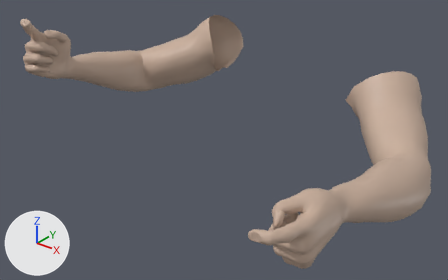
Two versions of the FBX model Assets/Models/Player/fps-hands.fbx, one commit apart.
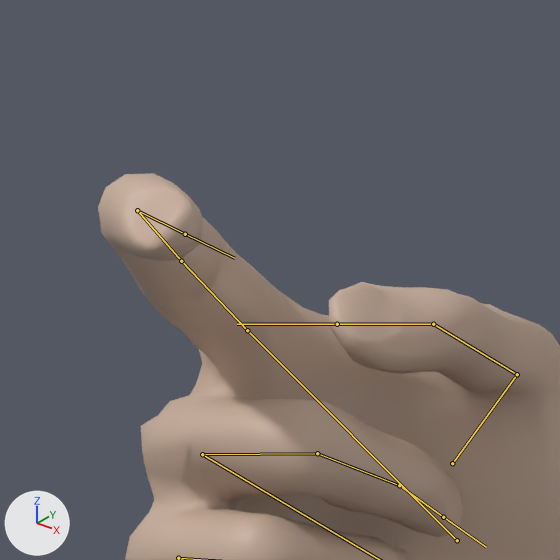
There are two pictures of each version: one whole from a camera (50 mm lens) standing at (1.119, -1.862, 1.072) and looking at (0.024, -0.493, 0.223), one close up on the part from 2% to 15% of the width and 0% to 21% of the height. Every picture has the same lights, and +X, +Y and +Z are marked at lower left. Both versions are drawn at frame 2 of the action 'HandsArmature|Grapple'; the numbers are the values there. The bones that bend it are drawn over the model as lines in the close-ups.

In view in the first close-up: 'HandsMesh'.
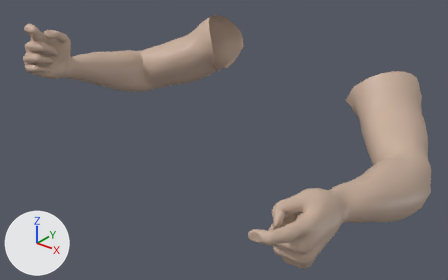
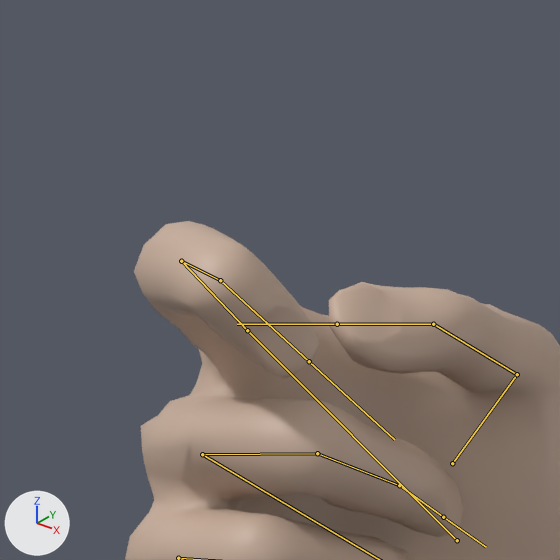
What differs and where, as boxes [x1, y1, x2, y2] in the close-ups (560 x 560 px):
'HandsMesh', posed: before [98, 173, 560, 560]; after [125, 221, 560, 560]
bone 'f_index.02.R', root to tip: before (181, 261) to (137, 210); after (181, 261) to (220, 280)
bone 'f_index.03.R', root to tip: before (137, 210) to (185, 234); after (220, 280) to (309, 361)

What the commit changed:
Bone 'f_index.02.R' (bone_f_index_02_r) turns from (0, 0, 0) to (48, 0, 0) degrees about its own x, y and z.
Bone 'f_index.03.R' (bone_f_index_03_r) turns from (49, 0, 0) to (97, 0, 0) degrees about its own x, y and z.
